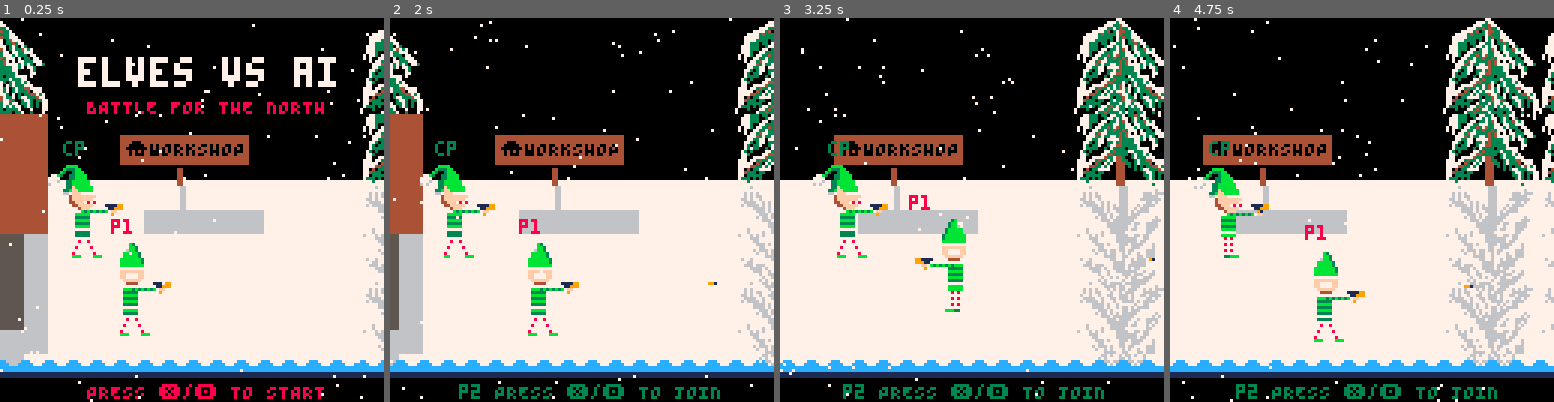
Above: before the commit, frames 1-4 (left to right).
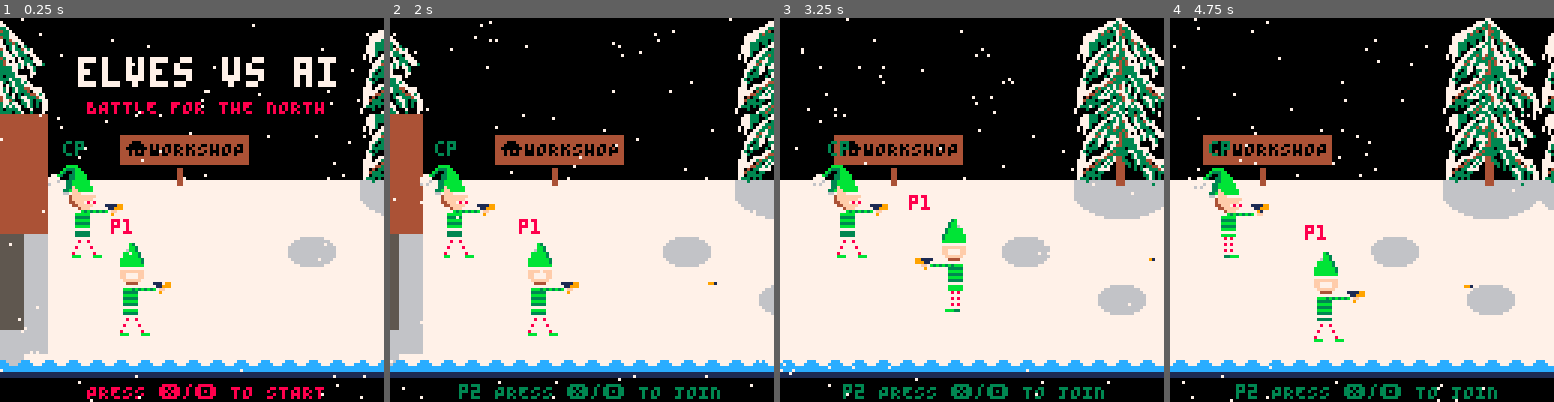
Above: after the commit, the same moments.

Repository: ryangrossGitHub/eva
Game: PICO-8 cartridge eva.p8
Two runs of this game, one before a commit and one after it. Both use one fixed random seed, a clock stepped at 60 frames per second and the inputs below.
Inputs:
- Up to frame 1 (0.25 s): no input
- Up to frame 2 (2 s): tap X (X key) at 0.33, 1.07, 1.85 s; tap O (Z key) at 0.7, 1.7 s; hold Right from 1.6 s (still down)
- Up to frame 3 (3.25 s): release Right at 2.1 s; tap O (Z key) at 2.1, 2.5, 2.9 s; hold Up 2.15-2.42 s; hold Right 2.47-3.03 s; tap X (X key) at 2.97 s; hold Left from 3.08 s (still down)
- Up to frame 4 (4.75 s): tap O (Z key) every 0.4 s from 3.3 to 4.5 s; release Left at 3.58 s; hold Down 3.63-3.97 s; hold Right 4.02-4.68 s; tap X (X key) at 4.08 s; hold Up from 4.73 s (still down)

The runs differ from the first frame. In frame 1, 3.6% of the frame differs, in the area x 37-100%, y 42-87%; in frame 2, 4.4%; in frame 3, 7.2%; in frame 4, 7.6%, in the area x 17-100%, y 42-91%.

Commit message:
Updated shadows.

Diff:
--- a/eva.p8
+++ b/eva.p8
@@ -278,14 +278,14 @@
 d1d1d1d1d1d1c3c30000c3c3c3c3c300000000d6d7d8d9d6d7d8d9d6d7d8d9c3c3c3c3c3c3c3c3c3c0c0c0c0c0c0c0c0c0c0c3c3c3c3c3c3c3c3c3c3c3c3c3c3c3c3c3c3c3c3c3c3c3c3c3c3c3c3c3c3c3c3c3c3c3c3c3c3c3c3c3c3c3c3c3c3c3c3c3c3c3c3c3c3c3c3c3c3c3c3c3c3c3c3c3c3c3c3c3c3c3c3c3c3c3c3c3c3
 d1d1d1d1d1d1c3c3c3c3c3c3c3c3c300000000e6e7e8e9e6e7e8e9e6e7e8e9c3c3c3dfc3c3dfc3c3c0c0c0c0c0c0c0c0c0c0c3c3c3c3c3c3c3c3c3c3c3c3c3c3c3c3c3c3c3c3c3c3c3c3c3c3c3c3c3c3c3c3c3c3c3c3c3c3c3c3c3c3c3c3c3c3c3c3c3c3c3c3c3c3c3c3c3c3c3c3c3c3c3c3c3c3c3c3c3c3c3c3c3c3c3c3c3c3
 d1d1d1d1d1d1f5f5f5f5f5d5f5f5f5f5f5f5f5f6f7f8f9f6f7f8f9f6f7f8f9f5cef5cfcef5cff5f5c0c0c0c0c0c0c0c0c0c0c3c3c3c3c3c3c3c3c3c3c3c3c3c3c3c3c3c3c3c3c3c3c3c3c3c3c3c3c3c3c3c3c3c3c3c3c3c3c3c3c3c3c3c3c3c3c3c3c3c3c3c3c3c3c3c3c3c3c3c3c3c3c3c3c3c3c3c3c3c3c3c3c3c3c3c3c3c3
-d1d1d1d1d1d1c2c2c2c2c2eec2c2c2c2c2c2c2404142434041424340414243c2efc2ffefc2ffc2c2c0c0c0c0c0c0c0c0c0c0c2c3c3c3c3c3c3c3c3c3c3c3c3c3c3c3c3c3c3c3c3c3c3c3c3c3c3744040404040404040404040404040c3c3c3404040c3c3c3c3c3c340404040c3404040404040404040c340404040c3c340c340
-d1d1d1d1d1d1c2c2c2c2c0c0c0c0c0c2c2c2c2505152535051525350515253c2c2c2ffc2c2ffc2c2e2e2e2e2e2e2e2e2e2e2c2c3c3c3c3c3c3c3c3c3c3c3c3c3c3c3c3c3c3c3c3c3c3c3c3c3c3c340404040404040404040404040404040404040c340404040c3c340404040c340404040404040404040404040404040404040
-e2e2e2e2e2c0c2c2c2c2c2c2c2c2c2c2c2c2c2606162636061626360616263c2c2c2c0c0c0c0c0c2e2e2e2e2e2e2e2e2e2e2c2c3c3c3c3c3c3c3c3c3c3c3c3c3c3c3c3c3c3c3c3c3c3c3c3c3c3c340404040404040404040404040404040404040404040c3c3c340404040404040404040404040404040404040404040404040
-e2e2e2e2e2c0c2c2c2c2c2c2c2c2c2c2c2c2c2707172737071727370717273c2c2c2c0c0c0c0c0c2e2e2e2e2e2e2e2e2e2e2c2c3c3c3c3c3c3c3c3c3c3c3c3c3c3c3c3c3c3c3c3c3c3c3c3c3c3c3404040404040404040404040404040404040404040404040404040404040404040404040404040c340404040404040404040
-e2e2e2e2e2c0c2c2c2c2c2c2c2c2c2c2c2c2c2444546474445464744454647c2c2c2c2c2c2c2c2c2e2e2e2e2e2e2e2e2e2e2c2c3c3c3c3c3c3c3c3c3c3c3c3c3c3c3c3c3c3c3c3c3c3c3c3c3c3c34040404040404040404040404040404040404040404040404040404040404040404040404040404040404040404040404040
-e2e2e2e2e2c0c2c2c2c2c2c2c2c2c2c2c2c2c2545556575455565754555657c2c2c2c2c2c2c2c2c2e2e2e2e2e2e2e2e2e2e2c2c3c3c3c3c3c3c3c3c3c3c3c3c3c3c3c3c3c3c3c3c3c3c3c3c3c3c34040404040404040404040404040c34040404040404040404040404040404040404040404040404040404040404040404040
-c0c0c0c0c0c0c2c2c2c2c2c2c2c2c2c2c2c2c2646566676465666764656667c2c2c2c2c2c2c2c2c2c0c0c0c0c0c0c0c0c0c0c0c3c3c3c3c3c3c3c3c3c3c3c3c3c3c3c3c3c3c3c3c3c3c3c3c3c3c34040404040404040404040404040404040404040404040404040404040404040404040404040404040404040404040404040
-c4c4c4c4c4c5c5c5c5c5c5c5c5c5c5c5c5c5c5c5d4d4c5c5d4d4c5c5d4d4c5c5c5c5c5c5c5c5c5c5c4c4c4c4c4c4c4c4c4c4c4c3c3c3c3c3c3c3c3c3c3c3c3c3c3c3c3c3c3c3c3c3c3c3c3c3c3c34040404040404040404040404040404040404040404040404040404040404040404040404040404040404040404040404040
+d1d1d1d1d1d1c2c2c2c2c2c2c2c2c2c2c2c2c2404142434041424340414243c2c2c2c2c2c2c2c2c2c0c0c0c0c0c0c0c0c0c0c2c3c3c3c3c3c3c3c3c3c3c3c3c3c3c3c3c3c3c3c3c3c3c3c3c3c3744040404040404040404040404040c3c3c3404040c3c3c3c3c3c340404040c3404040404040404040c340404040c3c340c340
+d1d1d1d1d1d1c2c2c2c2c2c2c2c2c2c2c2c2c2505152535051525350515253c2c2c2c2c2c2c2c2c2e2e2e2e2e2e2e2e2e2e2c2c3c3c3c3c3c3c3c3c3c3c3c3c3c3c3c3c3c3c3c3c3c3c3c3c3c3c340404040404040404040404040404040404040c340404040c3c340404040c340404040404040404040404040404040404040
+e2e2e2e2e2c0c2c2c2c2c2c2c2c2c2c24445c2606162636061626360616263c2c2c2c2c2c2c2c2c2e2e2e2e2e2e2e2e2e2e2c2c3c3c3c3c3c3c3c3c3c3c3c3c3c3c3c3c3c3c3c3c3c3c3c3c3c3c340404040404040404040404040404040404040404040c3c3c340404040404040404040404040404040404040404040404040
+e2e2e2e2e2c0c2c2c2c2c2c2c2c2c2c25455c270717273707172737071727373c2c2c2c2c2c2c2c2e2e2e2e2e2e2e2e2e2e2c2c3c3c3c3c3c3c3c3c3c3c3c3c3c3c3c3c3c3c3c3c3c3c3c3c3c3c3404040404040404040404040404040404040404040404040404040404040404040404040404040c340404040404040404040
+e2e2e2e2e2c0c2c2c2c2c2c2c2c2c2c2c2c2c2c24445c2c2c2c2c2c2c2c2c2c2c2c2c2c2c2c2c2c2e2e2e2e2e2e2e2e2e2e2c2c3c3c3c3c3c3c3c3c3c3c3c3c3c3c3c3c3c3c3c3c3c3c3c3c3c3c34040404040404040404040404040404040404040404040404040404040404040404040404040404040404040404040404040
+e2e2e2e2e2c0c2c2c2c2c2c2c2c2c2c2c2c2c2c25455c2c2c2c2c2c2c2c2c2c2c2c2c2c2c2c2c2c2e2e2e2e2e2e2e2e2e2e2c2c3c3c3c3c3c3c3c3c3c3c3c3c3c3c3c3c3c3c3c3c3c3c3c3c3c3c34040404040404040404040404040c34040404040404040404040404040404040404040404040404040404040404040404040
+c0c0c0c0c0c0c2c2c2c2c2c2c2c2c2c2c2c2c2c2c2c2c2c2c2c2c2c2c2c2c2c2c2c2c2c2c2c2c2c2c0c0c0c0c0c0c0c0c0c0c0c3c3c3c3c3c3c3c3c3c3c3c3c3c3c3c3c3c3c3c3c3c3c3c3c3c3c34040404040404040404040404040404040404040404040404040404040404040404040404040404040404040404040404040
+c4c4c4c4c4c5c5c5c5c5c5c5c5c5c5c5c5c5c5c5c5c5c5c5c5c5c5c5c5c5c5c5c5c5c5c5c5c5c5c5c4c4c4c4c4c4c4c4c4c4c4c3c3c3c3c3c3c3c3c3c3c3c3c3c3c3c3c3c3c3c3c3c3c3c3c3c3c34040404040404040404040404040404040404040404040404040404040404040404040404040404040404040404040404040
 c3c3c3c3c3c3c3c3c3c3c3c3c3c3c3c3c3c3c3c3c3c3c3c3c3c3c3c3c3c3c3c3c3c3c3c3c3c3c3c300000000000000000000c3c3c3c3c3c3c3c3c3c3c3c3c3c3c3c3c3c34040404040404040404040404040404040404040404040404040404040404040404040404040404040404040404040404040404040404040fcc3c3c3
 000000000000c3c3c300000000000000c3000000000000000000000000000000000000000000000000000000000000000000000000000000000000000000000000000000000000000000000000000000000000000000000000000000000000000000000000000000000000000000000000000000000000000000000000000000
 
Not shown, changed: 56 lines of the sprite sheet (__gfx__) section of eva.p8
